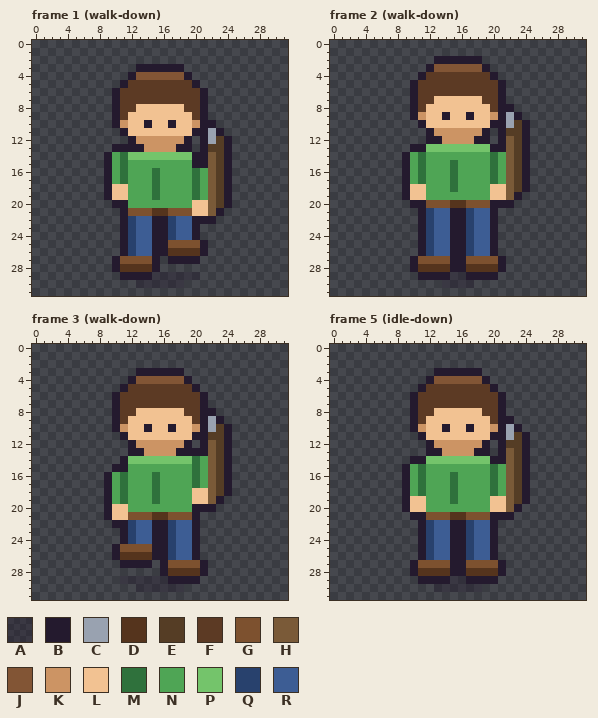
A pixel-art file gets an edit: assets/aseprite/actor_hero_spear.aseprite. Above is the file before it was changed.
32x32 pixels, 52 frames. Shown: frame 1 (walk-down), frame 2 (walk-down), frame 3 (walk-down), frame 5 (idle-down). The commit also changed other frames, which this record leaves out.
Palette (. is transparent): A #241a2e5a  B #241a2e  C #99a2b0  D #55341d  E #553d25  F #5c3a24  G #7d512f  H #7a5a38  J #825535  K #cc9464  L #f2c292  M #2f713c  N #4fa555  P #74c46b  Q #28416d  R #3d5d94
And afterwards:
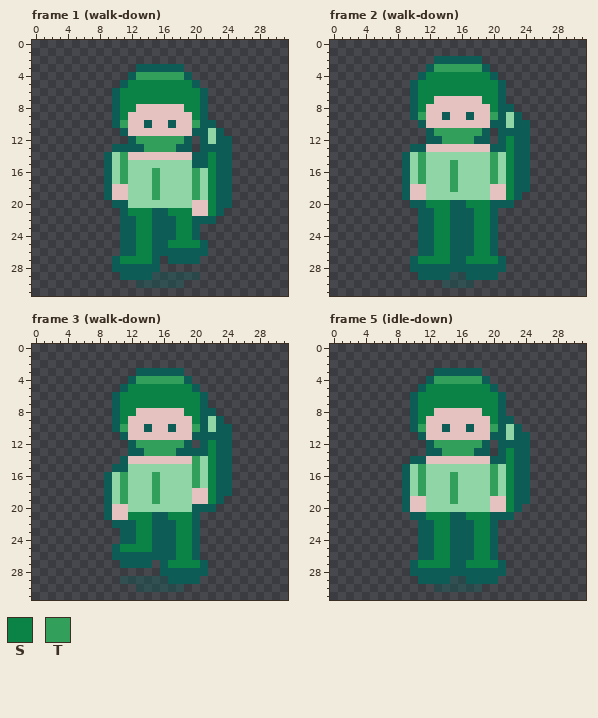
Colours new in this view: S #0c8346  T #329f5b
Changes in this commit:
colour A: #241a2e5a -> #0d5d565a
colour B: #241a2e -> #0d5d56
colour L: #f2c292 -> #e5c2c0
colour N: #4fa555 -> #8fd5a6
Changed rows in their new state; - is a pixel that keeps its letter.
Frame 1 (walk-down), layer "actor":
first column x 11:
 4 --TTTTTT-----
 5 -SSSSSSSS----
 6 SSSSSSSSSS---
 7 SSSSSSSSSS---
 8 SS------SS---
 9 S--------S---
10 T--------T---
11 -----------N-
12 --TTTTTT---NB
13 ---TTTT----BB
14 TLLLLLLLL--SB
15 T----------SB
16 T---T----T-SB
17 T---T----T-SB
18 ----T----T-SB
19 ----T----T-SB
20 -----------SB
21 -SSSBBSSS--S-
22 -BSS--BSS----
23 -BSS--BSS----
24 -BSS--BSS----
25 -BSS--SSSS---
26 -BSS--BBBB---
27 SSSS---------
28 BBBB---------
Frame 2 (walk-down), layer "actor":
first column x 11:
 3 --TTTTTT-----
 4 -SSSSSSSS----
 5 SSSSSSSSSS---
 6 SSSSSSSSSS---
 7 SS------SS---
 8 S--------S---
 9 T--------T-N-
10 -----------NB
11 --TTTTTT---BB
12 ---TTTT----SB
13 -LLLLLLLL--SB
14 T--------T-SB
15 T---T----T-SB
16 T---T----T-SB
17 T---T----T-SB
18 ----T------SB
19 -----------S-
20 -SSSBBSSS----
21 -BSS--BSS----
22 -BSS--BSS----
23 -BSS--BSS----
24 -BSS--BSS----
25 -BSS--BSS----
26 -BSS--BSS----
27 SSSS--SSSS---
28 BBBB--BBBB---
Frame 3 (walk-down), layer "actor":
first column x 11:
 4 --TTTTTT-----
 5 -SSSSSSSS----
 6 SSSSSSSSSS---
 7 SSSSSSSSSS---
 8 SS------SS---
 9 S--------S-N-
10 T--------T-NB
11 -----------BB
12 --TTTTTT---SB
13 ---TTTT----SB
14 -LLLLLLLLT-SB
15 ---------T-SB
16 T---T----T-SB
17 T---T----T-SB
18 T---T------SB
19 T---T------S-
21 -SSSBBSSS----
22 -BSS--BSS----
23 -BSS--BSS----
24 -BSS--BSS----
25 SSSS--BSS----
26 BBBB--BSS----
27 ------SSSS---
28 ------BBBB---
Frame 5 (idle-down), layer "actor":
first column x 11:
 4 --TTTTTT-----
 5 -SSSSSSSS----
 6 SSSSSSSSSS---
 7 SSSSSSSSSS---
 8 SS------SS---
 9 S--------S---
10 T--------T-N-
11 -----------NB
12 --TTTTTT---BB
13 ---TTTT----SB
14 -LLLLLLLL--SB
15 T--------T-SB
16 T---T----T-SB
17 T---T----T-SB
18 T---T----T-SB
19 ----T------SB
20 -----------S-
21 -SSSBBSSS----
22 -BSS--BSS----
23 -BSS--BSS----
24 -BSS--BSS----
25 -BSS--BSS----
26 -BSS--BSS----
27 SSSS--SSSS---
28 BBBB--BBBB---
Boxes around the changes in both pictures, in picture pixels (x1, y1, x2, y2):
changed: (104, 64, 232, 288)
changed: (402, 56, 530, 288)
changed: (104, 368, 232, 592)
changed: (402, 368, 530, 592)
